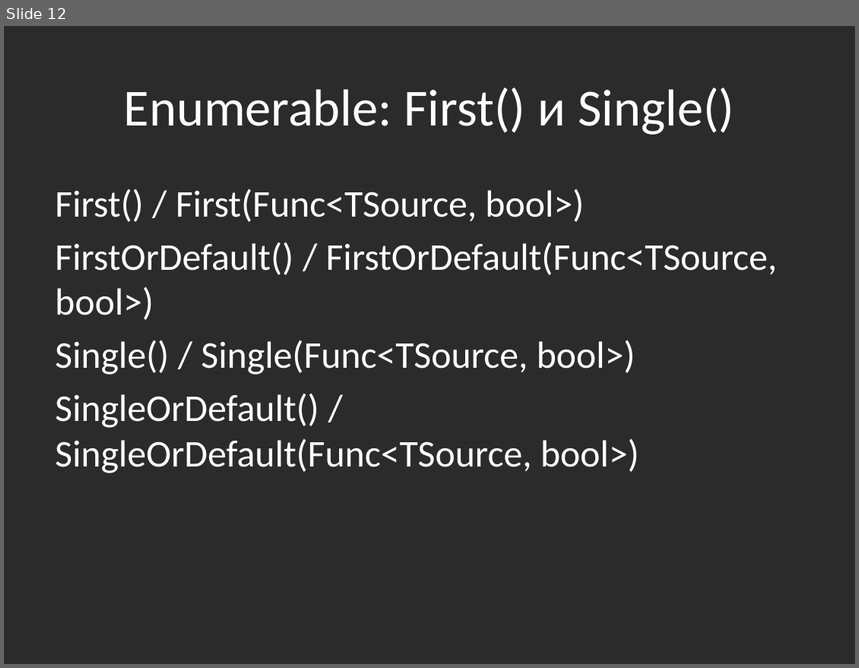
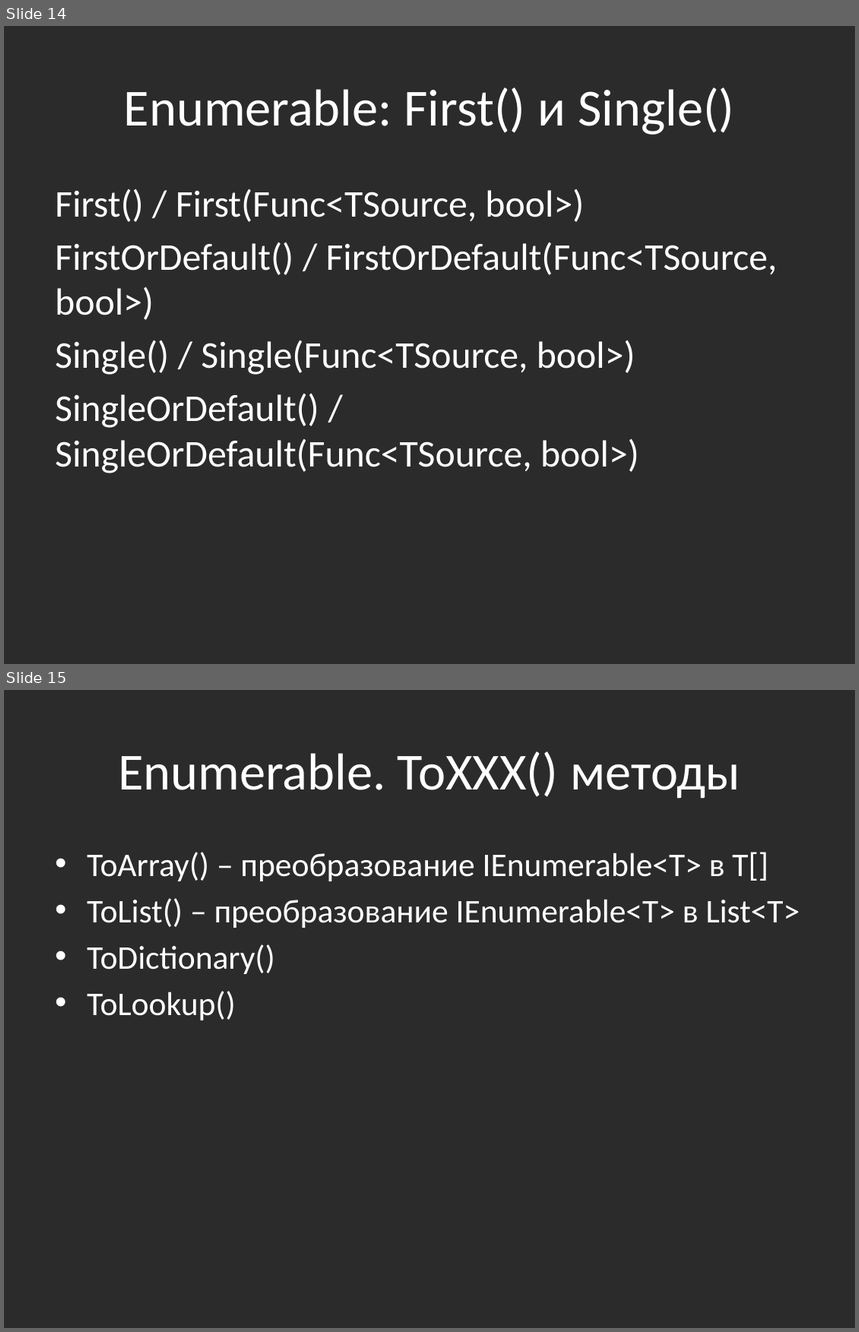
Before and after one commit to bazile/Training, a slide deck: Presentation/lesson-11-linq.pptx. Shown one above the other, each under a label of ours: slide 12 before the commit, slides 14 and 15 after it. The pictures are 859x668 and 859x1332 pixels, drawn with LibreOffice and Linux fonts; fonts in the diff are those of the drawing; background and template pictures are left out; a plain dark background stands for a picture behind light text. Boxes give left, top, right and bottom in pixels: in the first picture for what was removed or moved away, otherwise in the second. Text is boxed around its words. In the diff, an @@ line names an element or a change of style, - is before the commit and + after.

Commit message:
LINQ presentation. More Enumerable methods.

```diff
--- a/Presentation/lesson-11-linq.pptx
+++ b/Presentation/lesson-11-linq.pptx
@@ slide 15 added at [4, 690, 855, 1328], background picture (left out) @@
@@ title added at [118, 752, 741, 799], 44 pt, text #FFFFFF @@
+Enumerable. ToXXX() методы
@@ text added at [87, 852, 800, 1021], 28 pt, text #FFFFFF @@
+• ToArray() – преобразование IEnumerable<T> в T[]
+• ToList() – преобразование IEnumerable<T> в List<T>
+• ToDictionary()
+• ToLookup()
@@ what was slide 12 is now slide 14 @@
```
Also in this commit, not shown: 2 other slides added.
